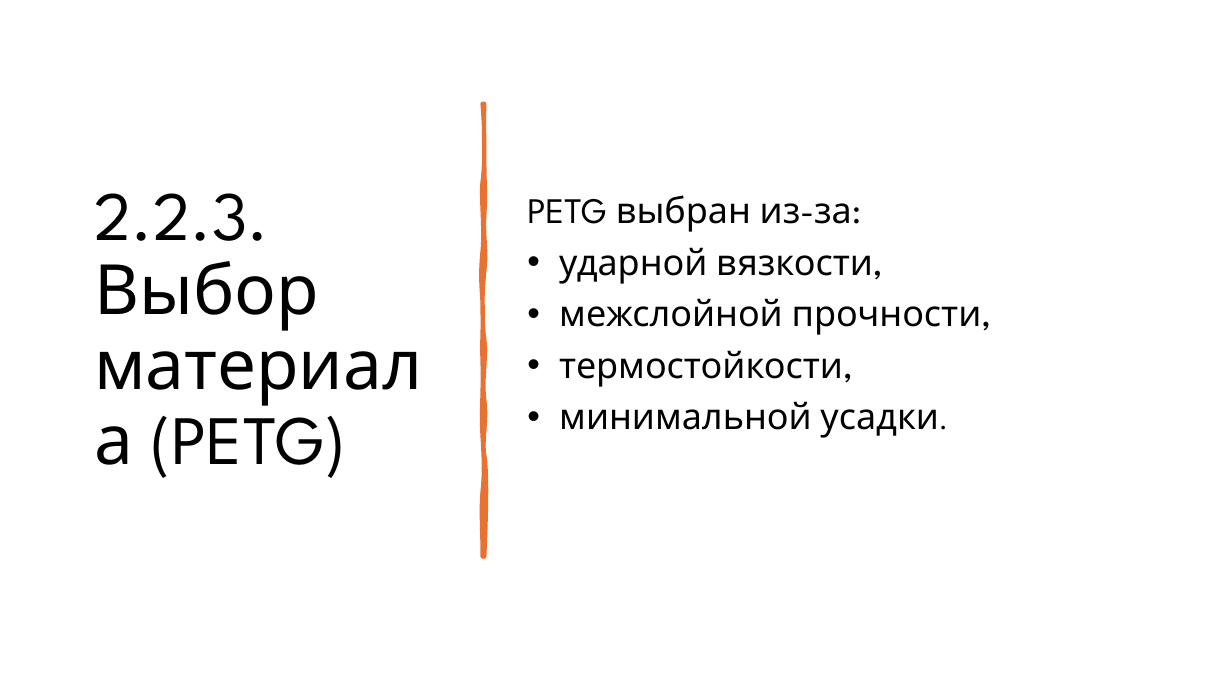
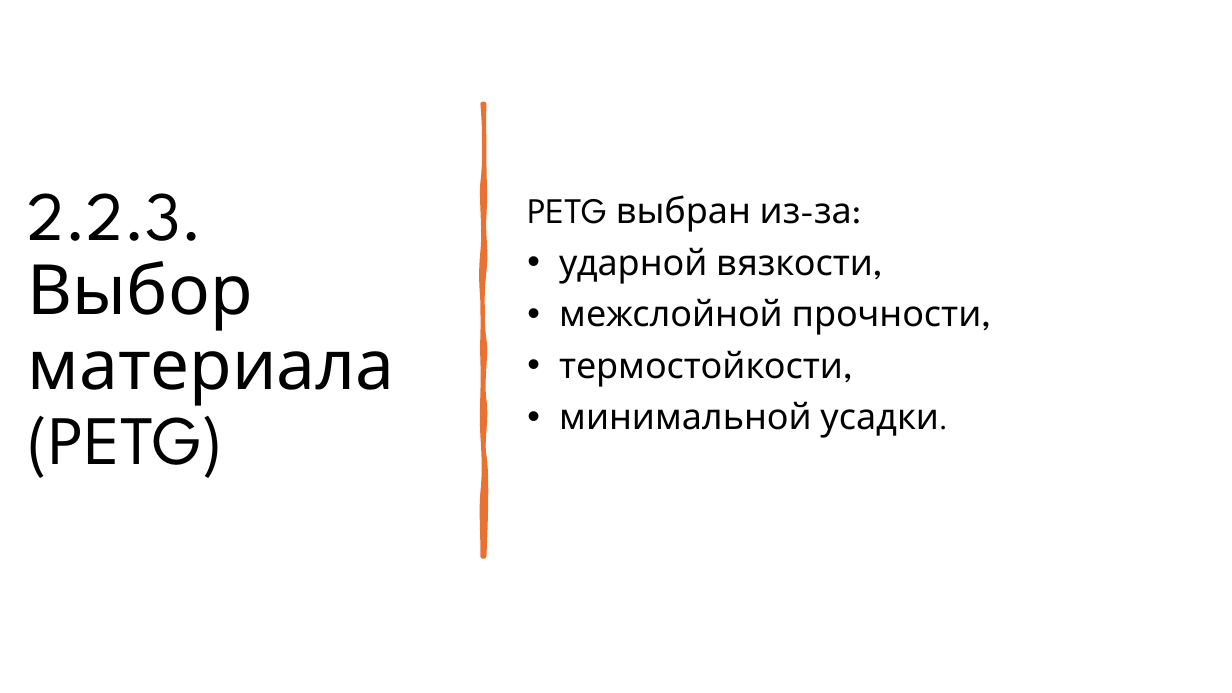
Before and after one commit to alsoarc/KP-02, a slide deck: slide 13 of shockmountam8-present.pptx. Drawn at 1232x693 pixels with LibreOffice and Linux fonts; fonts in the diff are those of the drawing. Boxes give left, top, right and bottom in pixels: in the first picture for what was removed or moved away, otherwise in the second. Text is boxed around its words. In the diff, an @@ line names an element or a change of style, - is before the commit and + after.

Commit message:
Презентация
- Мелкие изменения и исправления

```diff
--- a/shockmountam8-present.pptx
+++ b/shockmountam8-present.pptx
@@ title "2.2.3. Выбор материала (PETG)" rewrapped from (x1=94, y1=193, x2=346, y2=478) to (x1=28, y1=193, x2=395, y2=478) @@
```
